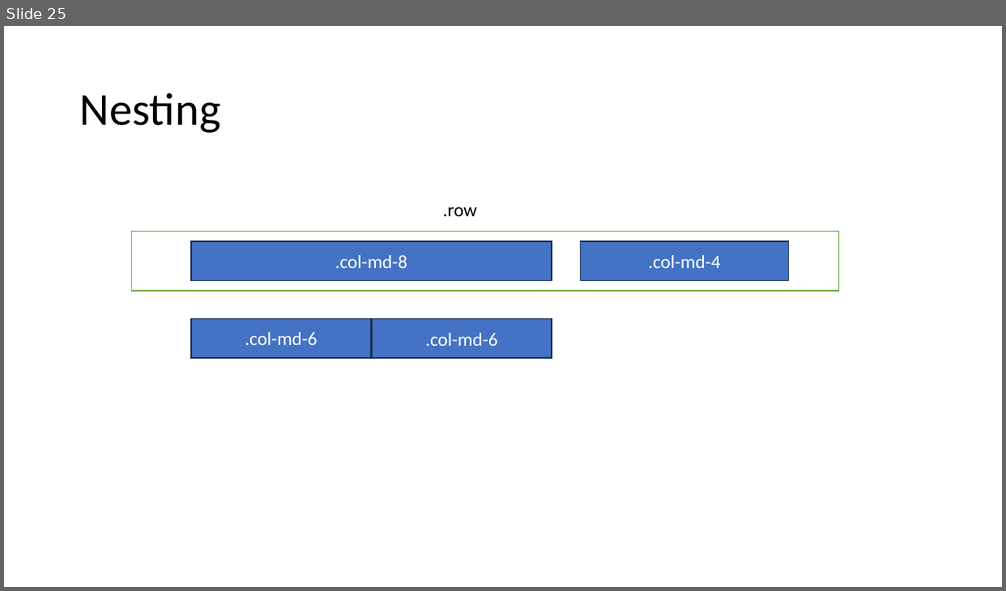
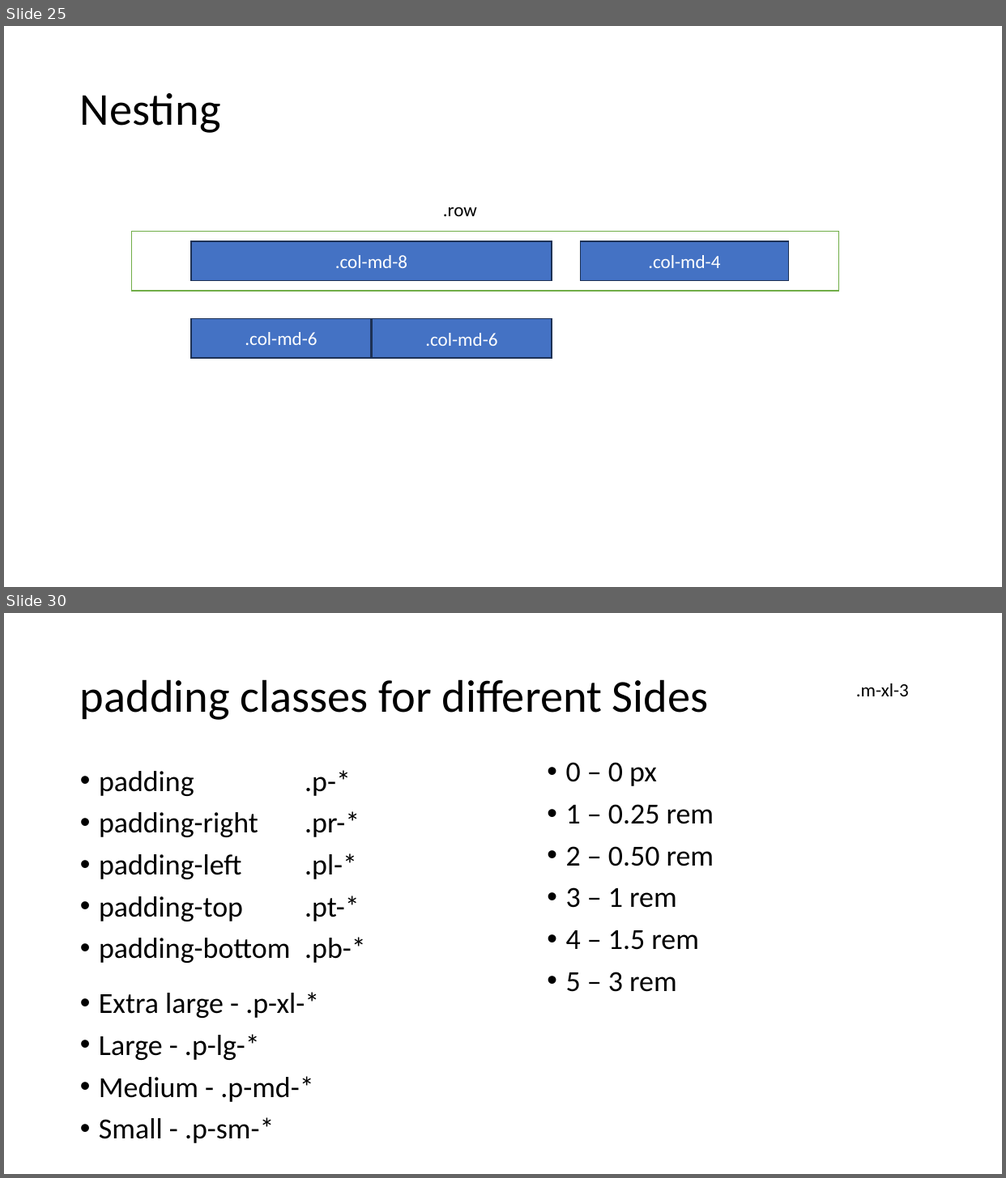
Before and after one commit to PiyushChaturvedii/Batch05, a slide deck: Bootstrap.pptx. Shown one above the other, each under a label of ours: slide 25 before the commit, slides 25 and 30 after it; the slides between them are not shown. The pictures are 1006x591 and 1006x1178 pixels, drawn with LibreOffice and Linux fonts; fonts in the diff are those of the drawing. Boxes give left, top, right and bottom in pixels: in the first picture for what was removed or moved away, otherwise in the second. Text is boxed around its words. In the diff, an @@ line names an element or a change of style, - is before the commit and + after.

```diff
--- a/Bootstrap.pptx
+++ b/Bootstrap.pptx
@@ slide 30 added at [4,613,1002,1174], background #FFFFFF @@
@@ title added at [80,679,709,720], 44 pt, text #000000 @@
+padding classes for different Sides
@@ text added at [856,683,909,696], 18 pt, text #000000 @@
+.m-xl-3
@@ text added at [99,770,366,963], 28 pt, text #000000 @@
+• padding .p-*
+• padding-right .pr-*
+• padding-left .pl-*
+• padding-top .pt-*
+• padding-bottom .pb-*
@@ text added at [566,762,714,992], 28 pt, text #000000 @@
+• 0 – 0 px
+• 1 – 0.25 rem
+• 2 – 0.50 rem
+• 3 – 1 rem
+• 4 – 1.5 rem
+• 5 – 3 rem
@@ text added at [99,992,319,1144], 28 pt, text #000000 @@
+• Extra large - .p-xl-*
+• Large - .p-lg-*
+• Medium - .p-md-*
+• Small - .p-sm-*
```
Also in this commit, not shown: 5 other slides added, 1 slide removed, 31 other files.
